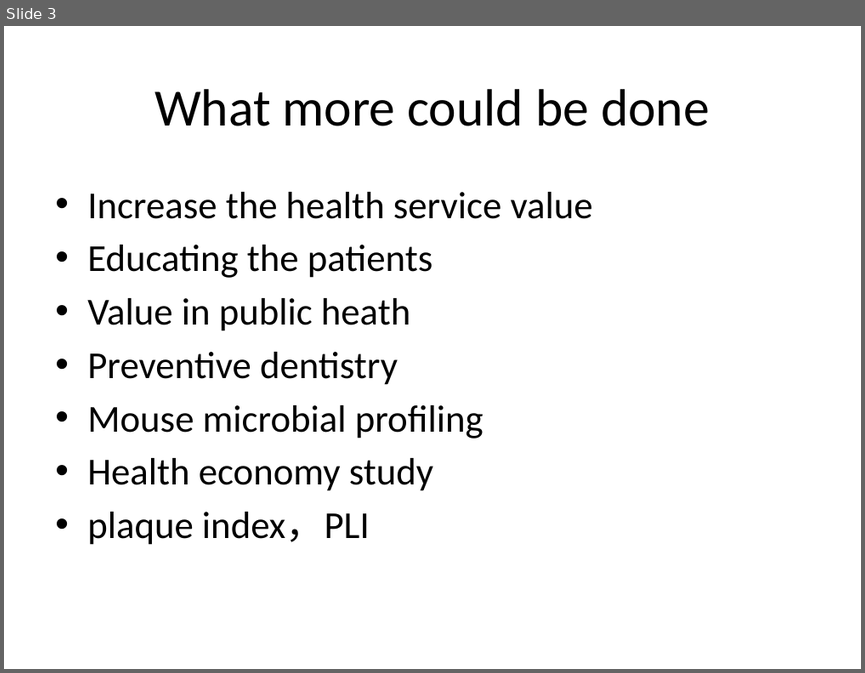
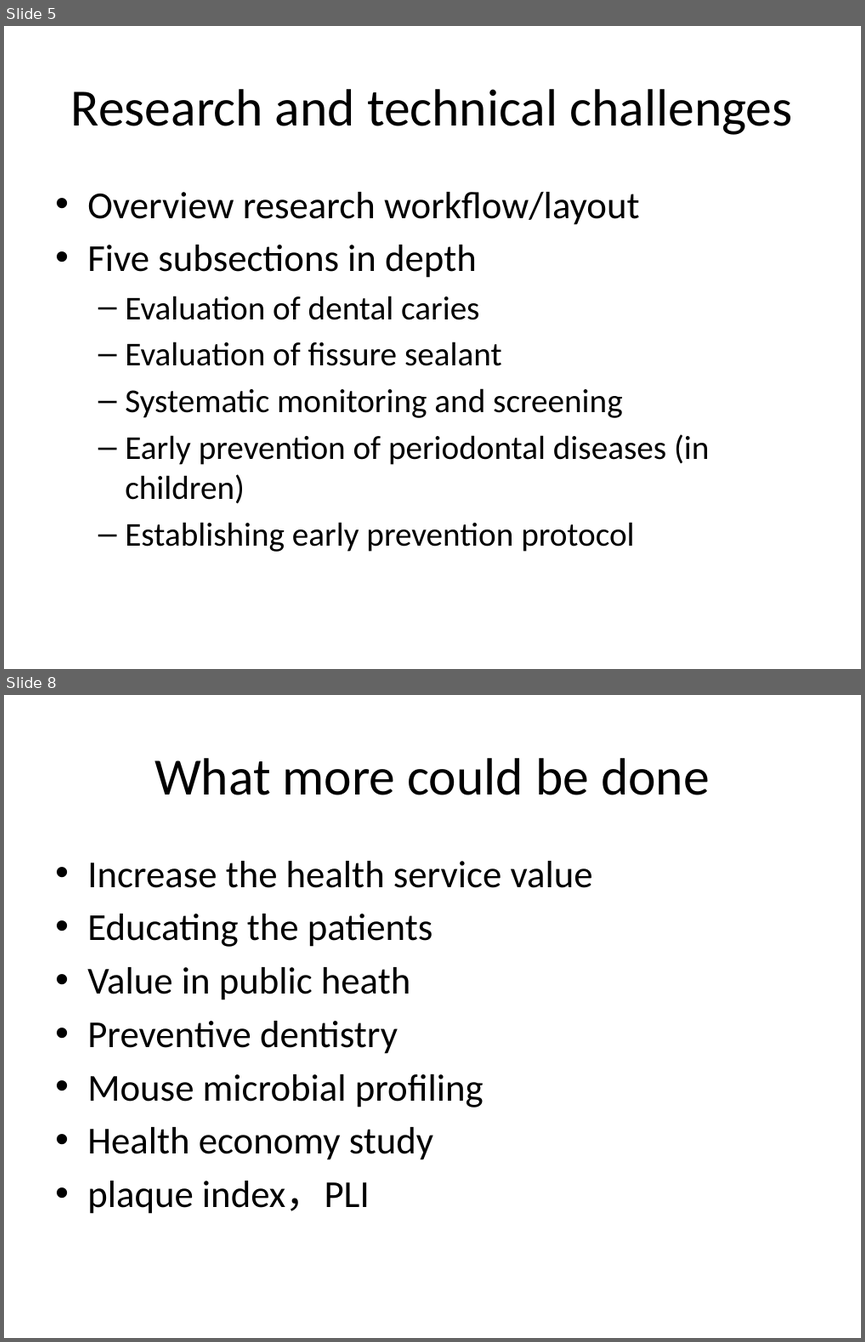
Before and after one commit to 2waybene/mixturemodel, a slide deck: BeijingMeeting/fissure_sealant.pptx. Shown one above the other, each under a label of ours: slide 3 before the commit, slides 5 and 8 after it; the slides between them are not shown. The pictures are 865x673 and 865x1342 pixels, drawn with LibreOffice and Linux fonts; fonts in the diff are those of the drawing. Boxes give left, top, right and bottom in pixels: in the first picture for what was removed or moved away, otherwise in the second. Text is boxed around its words. In the diff, an @@ line names an element or a change of style, - is before the commit and + after.

```diff
--- a/BeijingMeeting/fissure_sealant.pptx
+++ b/BeijingMeeting/fissure_sealant.pptx
@@ slide 5 added at (4,26,861,669), background #FFFFFF @@
@@ title added at (71,89,792,135), 44 pt, text #000000 @@
+Research and technical challenges
@@ text added at (87,192,709,551), 28 pt, text #000000 @@
+• Overview research workflow/layout
+• Five subsections in depth
+  – Evaluation of dental caries
+  – Evaluation of fissure sealant
+  – Systematic monitoring and screening
+  – Early prevention of periodontal diseases (in children)
+  – Establishing early prevention protocol
@@ what was slide 3 is now slide 8 @@
```
Also in this commit, not shown: 2 slides changed, 8 other slides added, 8 other files.
